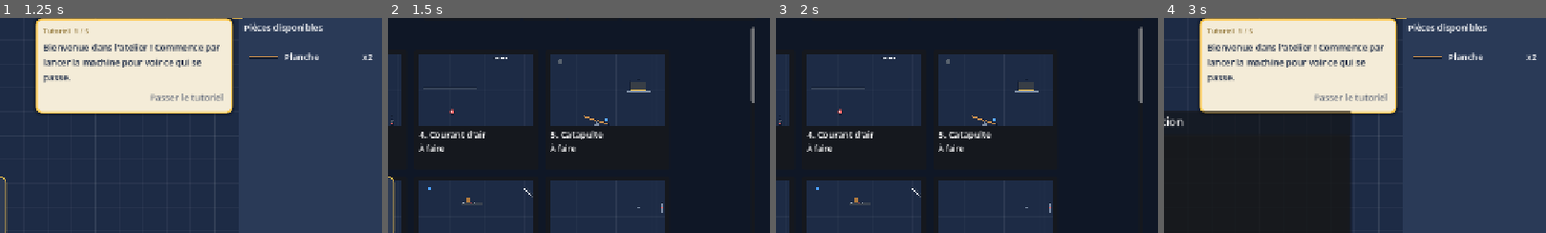
Above: before the commit, frames 1-4 (left to right).
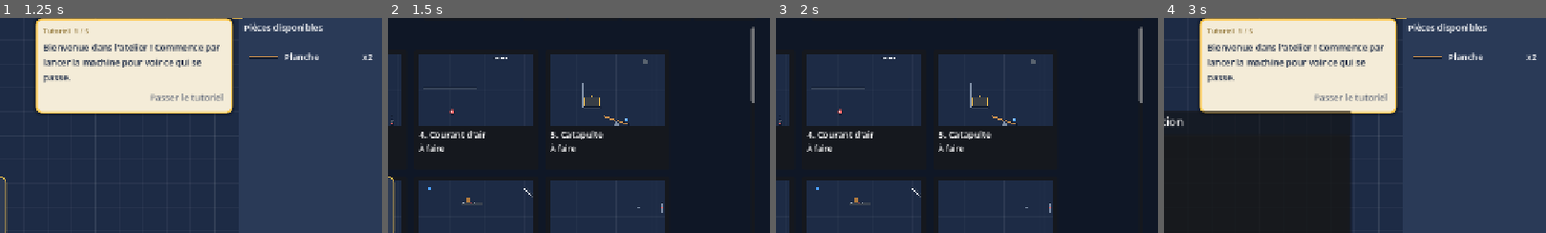
Above: after the commit, the same moments.

Repository: HackTechDev/bricabrac
Game: Godot game, scene res://scenes/main.tscn
Two runs of this game, one before a commit and one after it. Both use one fixed random seed, a clock stepped at 60 frames per second and the inputs below.
Inputs:
- Up to frame 1 (1.25 s): click "Jouer" at 0.5 s
- Up to frame 2 (1.5 s): click "☰ Atelier · 1. Première pente" at 1.25 s
- Up to frame 3 (2 s): no input
- Up to frame 4 (3 s): click "Son : oui" at 2 s; click "Indice" at 2.75 s
The pictures show only the part of the screen within x 50-100%, y 8-58%; the shares and areas given below are measured in that part.

Frame 1 is identical in both runs. In frame 2, 0.6% of the frame differs, in the area x 44-69%, y 19-51%; in frame 3, 0.6%; in frame 4, nothing differs.

Commit message:
Catapulte : la bille n'est plus projetée à toute vitesse
La butée angulaire du PinJoint2D de la bascule, heurtée par le boulet, faisait
tourner la planche à 53 rad/s et lançait la bille à 5 400 px/s : elle sortait du
plateau et n'atteignait le panier qu'en ricochant au plafond. La butée est
maintenant faite à la main ; la bille part à environ 850 px/s.

Une bascule lance vers le côté chargé : le niveau est réorganisé (boulet en haut
à droite, panier en hauteur à gauche, adossé à une planche qui rattrape les tirs
longs). Zone gagnante : environ 40 px en x, 80 px en y, 15° d'inclinaison.

Co-Authored-By: Claude Opus 5.5 <noreply@anthropic.com>

Diff:
--- a/levels/05_bascule.cfg
+++ b/levels/05_bascule.cfg
@@ -8,13 +8,14 @@
 intro="La bascule penche à droite : une charge sur le côté gauche catapulte la bille bleue."
 hint="Fais rouler le boulet jusqu'au côté gauche de la bascule."
 fixed=[
-{ "kind": "ball_heavy", "pos": Vector2(90, 60) },
-{ "kind": "seesaw", "pos": Vector2(420, 596) },
-{ "kind": "ball", "pos": Vector2(510, 588) },
-{ "kind": "plank", "pos": Vector2(800, 330), "len": 220.0, "rot": 0.0, "locked": true },
-{ "kind": "basket", "pos": Vector2(800, 280), "goal": true, "accepts": ["ball"] }
+{ "kind": "ball_heavy", "pos": Vector2(860, 60) },
+{ "kind": "seesaw", "pos": Vector2(600, 596) },
+{ "kind": "ball", "pos": Vector2(690, 588) },
+{ "kind": "plank", "pos": Vector2(380, 480), "len": 160.0, "rot": 0.0, "locked": true },
+{ "kind": "plank", "pos": Vector2(300, 370), "len": 220.0, "rot": 90.0, "locked": true },
+{ "kind": "basket", "pos": Vector2(380, 430), "goal": true, "accepts": ["ball"] }
 ]
 inventory={ "plank": 2 }
 solution=[
-{ "kind": "plank", "pos": Vector2(110, 280), "rot": 30.0 }
+{ "kind": "plank", "pos": Vector2(800, 180), "rot": -25.0 }
 ]
--- a/scripts/parts/seesaw_part.gd
+++ b/scripts/parts/seesaw_part.gd
@@ -24,15 +24,24 @@
 	add_visual(plank, _paint_plank)
 	plank.rotation_degrees = TILT * dir
 	if running:
+		# Pivot sans butée : la butée angulaire du PinJoint2D, heurtée par un objet lourd,
+		# fait tourner la planche à plus de 50 tours par seconde et projette la bille à des
+		# milliers de px/s. La butée est donc faite à la main (_physics_process).
 		var joint := PinJoint2D.new()
 		add_child(joint)
-		joint.angular_limit_enabled = true
-		# Limites relatives à l'inclinaison de départ.
-		var span := deg_to_rad(TILT * 2.0)
-		joint.angular_limit_lower = 0.0 if dir > 0 else -span
-		joint.angular_limit_upper = span if dir > 0 else 0.0
 		joint.node_a = joint.get_path_to(base)
 		joint.node_b = joint.get_path_to(plank)
+
+
+## Butée : la planche ne dépasse pas ±TILT ; arrivée en butée, elle s'arrête net.
+func _physics_process(_delta: float) -> void:
+	if not running or plank == null:
+		return
+	var limit := deg_to_rad(TILT)
+	var outward := signf(plank.rotation)
+	if absf(plank.rotation) > limit and signf(plank.angular_velocity) == outward:
+		plank.angular_velocity = 0.0
+		plank.rotation = limit * outward
 
 
 func can_flip() -> bool:
Not shown, changed: IMPROVEMENTS.md
